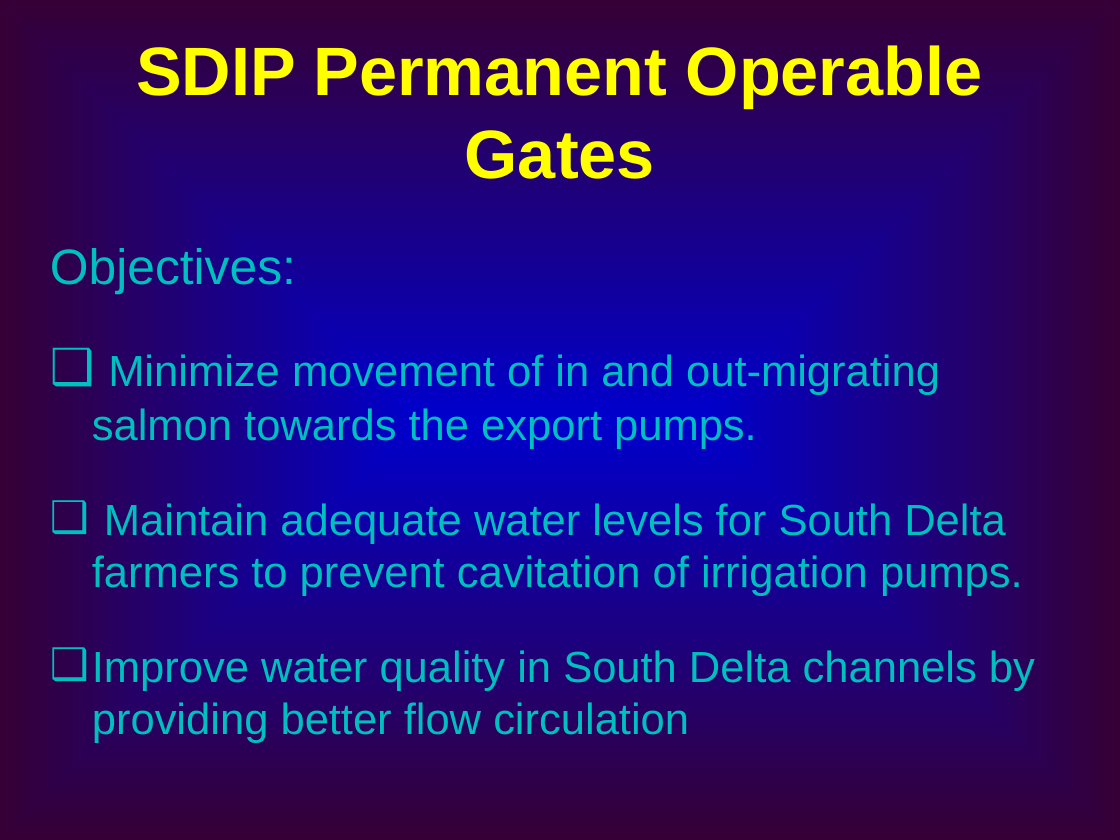
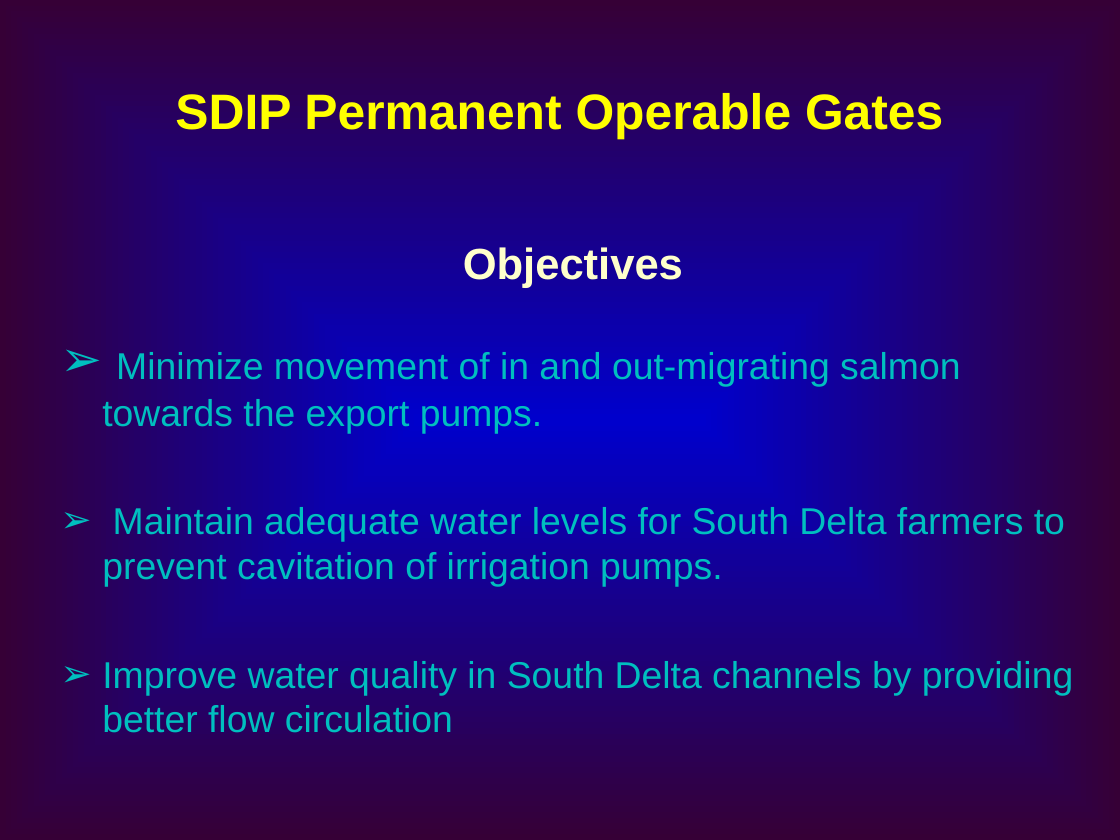
Before and after one commit to CADWRDeltaModeling/dsm2, a slide deck: slide 2 of dsm2/presentations/DSM2 Operting Rule.ppt (slide 1 before the commit). Drawn at 1120x840 pixels with LibreOffice and Linux fonts; fonts in the diff are those of the drawing. Boxes give left, top, right and bottom in pixels: in the first picture for what was removed or moved away, otherwise in the second. Text is boxed around its words. In the diff, an @@ line names an element or a change of style, - is before the commit and + after.

```diff
--- a/dsm2/presentations/DSM2 Operting Rule.ppt
+++ b/dsm2/presentations/DSM2 Operting Rule.ppt
@@ title "SDIP Permanent Operable Gates" at (x1=175, y1=93, x2=943, y2=139): size 44 to 32 pt @@
@@ text "Objectives" moved from (x1=50, y1=245, x2=1035, y2=743) to (x1=102, y1=247, x2=1074, y2=733) @@
@@ text at (x1=463, y1=247, x2=683, y2=288): text changed; size 32 to 28 pt; text colour #00BFBF to #FFFFCC; bold on @@
-Objectives:
+Objectives
@@ text at (x1=102, y1=352, x2=1074, y2=733): size 28 to 24 pt; bullet ❑ to ➢; less space between paragraphs @@
```
Also in this commit, not shown: 19 other slides changed, 1 slide added, 1 slide removed.
